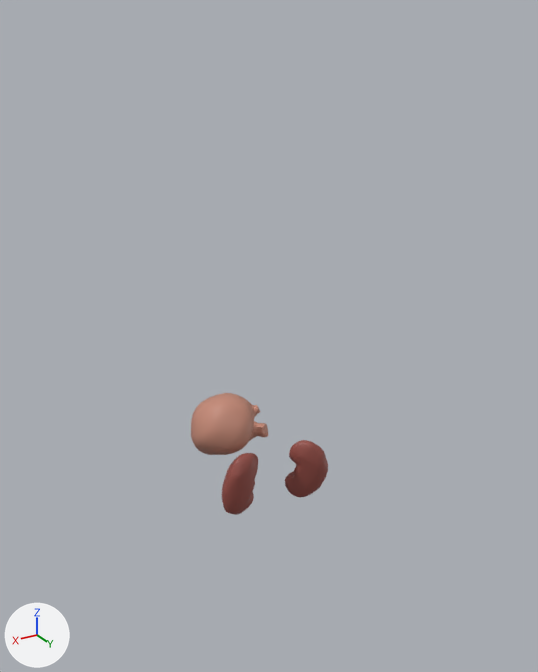
One commit to the glTF model src/content/anatomy/modelos/organos-regiones.glb: the scene before it, then after it.
The view is the same before and after, from a 50 mm lens placed at (0.482, 0.702, 1.652), pointed at (-0.008, -0.116, 1.244). Every picture has the same lights, and +X, +Y and +Z are marked at lower left. The older version comes first. Where no turn or scale is listed for an object, it has been applied to the vertices.

Names of what the first picture shows: 'kidneys__derecho', 'kidneys__izquierdo', 'stomach__cuerpo', 'stomach__fondo' and 1 more.
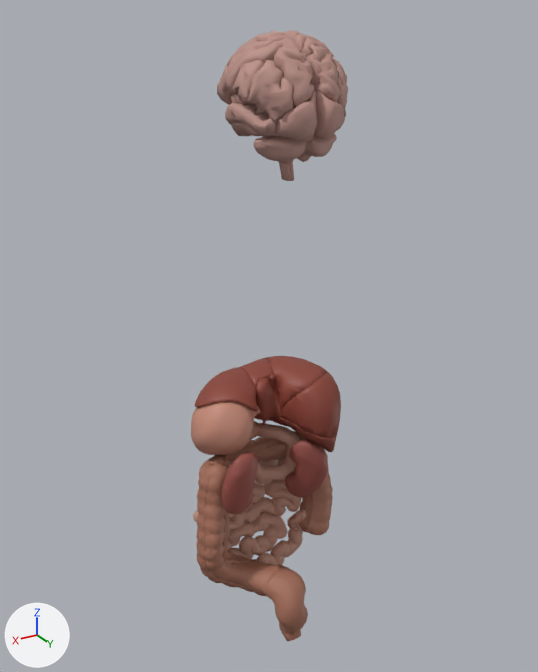
What differs and where, as boxes [x1, y1, x2, y2] in the pictures (538 x 672 px):
'brain__hemisferio_izquierdo', added: after [217, 31, 318, 142]
'liver__derecha', added (red): after [266, 356, 341, 452]
'small_intestine__ileon', added (beige): after [196, 489, 306, 565]
'brain__hemisferio_derecho', added: after [284, 30, 348, 139]
'large_intestine__descendente', added (brown): after [197, 463, 230, 583]
'liver__izquierda', added (red): after [195, 358, 275, 421]
'large_intestine__recto', added (brown): after [263, 567, 308, 641]
'brain__cerebelo', added: after [254, 133, 337, 163]
'large_intestine__sigmoide', added (brown): after [223, 550, 285, 596]
'large_intestine__base', added: after [201, 442, 333, 598]
'small_intestine__duodeno', added (beige): after [255, 423, 300, 481]
'large_intestine__transverso', added (brown): after [200, 431, 300, 469]
'large_intestine__ascendente', added (brown): after [299, 435, 332, 525]
'liver__caudado', added (red): after [256, 378, 282, 423]
'small_intestine__yeyuno', added: after [193, 457, 287, 522]
'large_intestine__ciego', added: after [287, 509, 331, 535]
'brain__tronco', added (mostly hidden): after [279, 161, 294, 181]
'liver__base', added (mostly hidden): after [262, 374, 280, 425]

Diff of the bpy script that builds the scene:
```diff
--- a/src/content/anatomy/modelos/organos-regiones.glb.py
+++ b/src/content/anatomy/modelos/organos-regiones.glb.py
@@ ob_large_intestine__transverso @@
+ob_large_intestine__transverso = bpy.data.objects.new('large_intestine__transverso', me_large_intestine__transverso)  # 641 vertices, 1256 faces; spans x -0.089..0.097, y -0.197..-0.107, z 0.999..1.071; in mat_large_intestine (brown #a66f5b)
+ob_large_intestine__transverso.location = (0.0, 0.0, 0.0)
@@ ob_large_intestine__descendente @@
+ob_large_intestine__descendente = bpy.data.objects.new('large_intestine__descendente', me_large_intestine__descendente)  # 671 vertices, 1276 faces; spans x 0.057..0.117, y -0.14..-0.082, z 0.853..1.068; in mat_large_intestine (brown #a66f5b)
+ob_large_intestine__descendente.location = (0.0, 0.0, 0.0)
@@ ob_large_intestine__recto @@
+ob_large_intestine__recto = bpy.data.objects.new('large_intestine__recto', me_large_intestine__recto)  # 272 vertices, 527 faces; spans x -0.0263..0.0363, y -0.0734..-0.0115, z 0.7633..0.8799; in mat_large_intestine (brown #a66f5b)
+ob_large_intestine__recto.location = (0.0, 0.0, 0.0)
@@ ob_large_intestine__sigmoide @@
+ob_large_intestine__sigmoide = bpy.data.objects.new('large_intestine__sigmoide', me_large_intestine__sigmoide)  # 344 vertices, 635 faces; spans x -0.0181..0.0857, y -0.1418..-0.0504, z 0.8284..0.9036; in mat_large_intestine (brown #a66f5b)
+ob_large_intestine__sigmoide.location = (0.0, 0.0, 0.0)
@@ ob_large_intestine__base @@
+ob_large_intestine__base = bpy.data.objects.new('large_intestine__base', me_large_intestine__base)  # 2673 vertices, 5064 faces; spans x -0.125..0.117, y -0.196..-0.051, z 0.833..1.062; in mat_large_intestine (brown #a66f5b)
+ob_large_intestine__base.location = (0.0, 0.0, 0.0)
@@ ob_large_intestine__ascendente @@
+ob_large_intestine__ascendente = bpy.data.objects.new('large_intestine__ascendente', me_large_intestine__ascendente)  # 441 vertices, 839 faces; spans x -0.127..-0.064, y -0.145..-0.091, z 0.906..1.06; in mat_large_intestine (brown #a66f5b)
+ob_large_intestine__ascendente.location = (0.0, 0.0, 0.0)
@@ ob_large_intestine__ciego @@
+ob_large_intestine__ciego = bpy.data.objects.new('large_intestine__ciego', me_large_intestine__ciego)  # 196 vertices, 353 faces; spans x -0.1251..-0.0515, y -0.1415..-0.0908, z 0.8744..0.9292; in mat_large_intestine (brown #a66f5b)
+ob_large_intestine__ciego.location = (0.0, 0.0, 0.0)
@@ ob_small_intestine__yeyuno @@
+ob_small_intestine__yeyuno = bpy.data.objects.new('small_intestine__yeyuno', me_small_intestine__yeyuno)  # 2633 vertices, 5169 faces; spans x -0.087..0.107, y -0.183..-0.117, z 0.915..1.03; in mat_small_intestine (beige #c49381)
+ob_small_intestine__yeyuno.location = (0.0, 0.0, 0.0)
@@ ob_small_intestine__ileon @@
+ob_small_intestine__ileon = bpy.data.objects.new('small_intestine__ileon', me_small_intestine__ileon)  # 3476 vertices, 6823 faces; spans x -0.08..0.102, y -0.18..-0.107, z 0.811..0.959; in mat_small_intestine (beige #c49381)
+ob_small_intestine__ileon.location = (0.0, 0.0, 0.0)
@@ ob_small_intestine__duodeno @@
+ob_small_intestine__duodeno = bpy.data.objects.new('small_intestine__duodeno', me_small_intestine__duodeno)  # 506 vertices, 1008 faces; spans x -0.0656..0.0324, y -0.1569..-0.1039, z 0.9917..1.083; in mat_small_intestine (beige #c49381)
+ob_small_intestine__duodeno.location = (0.0, 0.0, 0.0)
@@ ob_liver__izquierda @@
+ob_liver__izquierda = bpy.data.objects.new('liver__izquierda', me_liver__izquierda)  # 1087 vertices, 2071 faces; spans x -0.0462..0.0944, y -0.2023..-0.0914, z 1.067..1.1857; in mat_liver (red #8b4235)
+ob_liver__izquierda.location = (0.0, 0.0, 0.0)
@@ ob_liver__caudado @@
+ob_liver__caudado = bpy.data.objects.new('liver__caudado', me_liver__caudado)  # 135 vertices, 244 faces; spans x -0.0338..0.0113, y -0.1405..-0.1047, z 1.0999..1.1747; in mat_liver (red #8b4235)
+ob_liver__caudado.location = (0.0, 0.0, 0.0)
@@ ob_liver__derecha @@
+ob_liver__derecha = bpy.data.objects.new('liver__derecha', me_liver__derecha)  # 1516 vertices, 2986 faces; spans x -0.115..-0.017, y -0.199..-0.043, z 1.034..1.189; in mat_liver (red #8b4235)
+ob_liver__derecha.location = (0.0, 0.0, 0.0)
@@ ob_liver__base @@
+ob_liver__base = bpy.data.objects.new('liver__base', me_liver__base)  # 2639 vertices, 5183 faces; spans x -0.108..0.058, y -0.199..-0.049, z 1.075..1.178; in mat_liver (red #8b4235)
+ob_liver__base.location = (0.0, 0.0, 0.0)
@@ ob_brain__hemisferio_derecho @@
+ob_brain__hemisferio_derecho = bpy.data.objects.new('brain__hemisferio_derecho', me_brain__hemisferio_derecho)  # 3597 vertices, 7144 faces; spans x -0.07..-0.001, y -0.17..0.01, z 1.52..1.637; in mat_brain (pink #bd9389)
+ob_brain__hemisferio_derecho.location = (0.0, 0.0, 0.0)
@@ ob_brain__hemisferio_izquierdo @@
+ob_brain__hemisferio_izquierdo = bpy.data.objects.new('brain__hemisferio_izquierdo', me_brain__hemisferio_izquierdo)  # 3572 vertices, 7093 faces; spans x 0.0..0.069, y -0.17..0.01, z 1.52..1.637; in mat_brain (pink #bd9389)
+ob_brain__hemisferio_izquierdo.location = (0.0, 0.0, 0.0)
@@ ob_brain__cerebelo @@
+ob_brain__cerebelo = bpy.data.objects.new('brain__cerebelo', me_brain__cerebelo)  # 626 vertices, 1213 faces; spans x -0.0541..0.0526, y -0.0686..-0.0122, z 1.4933..1.5467; in mat_brain (pink #bd9389)
+ob_brain__cerebelo.location = (0.0, 0.0, 0.0)
@@ ob_brain__tronco @@
+ob_brain__tronco = bpy.data.objects.new('brain__tronco', me_brain__tronco)  # 559 vertices, 1069 faces; spans x -0.0217..0.0202, y -0.0969..-0.0512, z 1.4707..1.5522; in mat_brain (pink #bd9389)
+ob_brain__tronco.location = (0.0, 0.0, 0.0)
```
